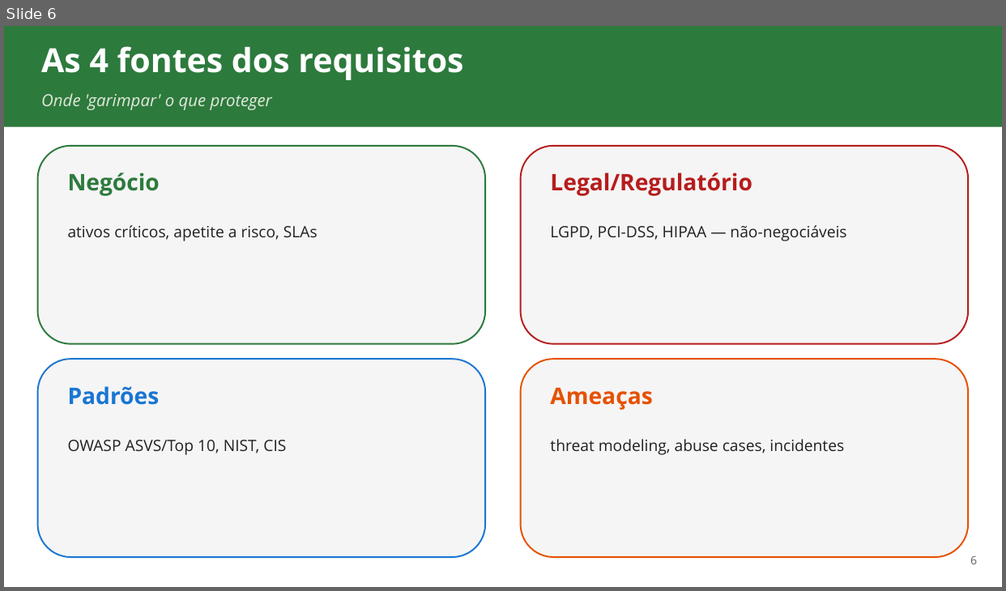
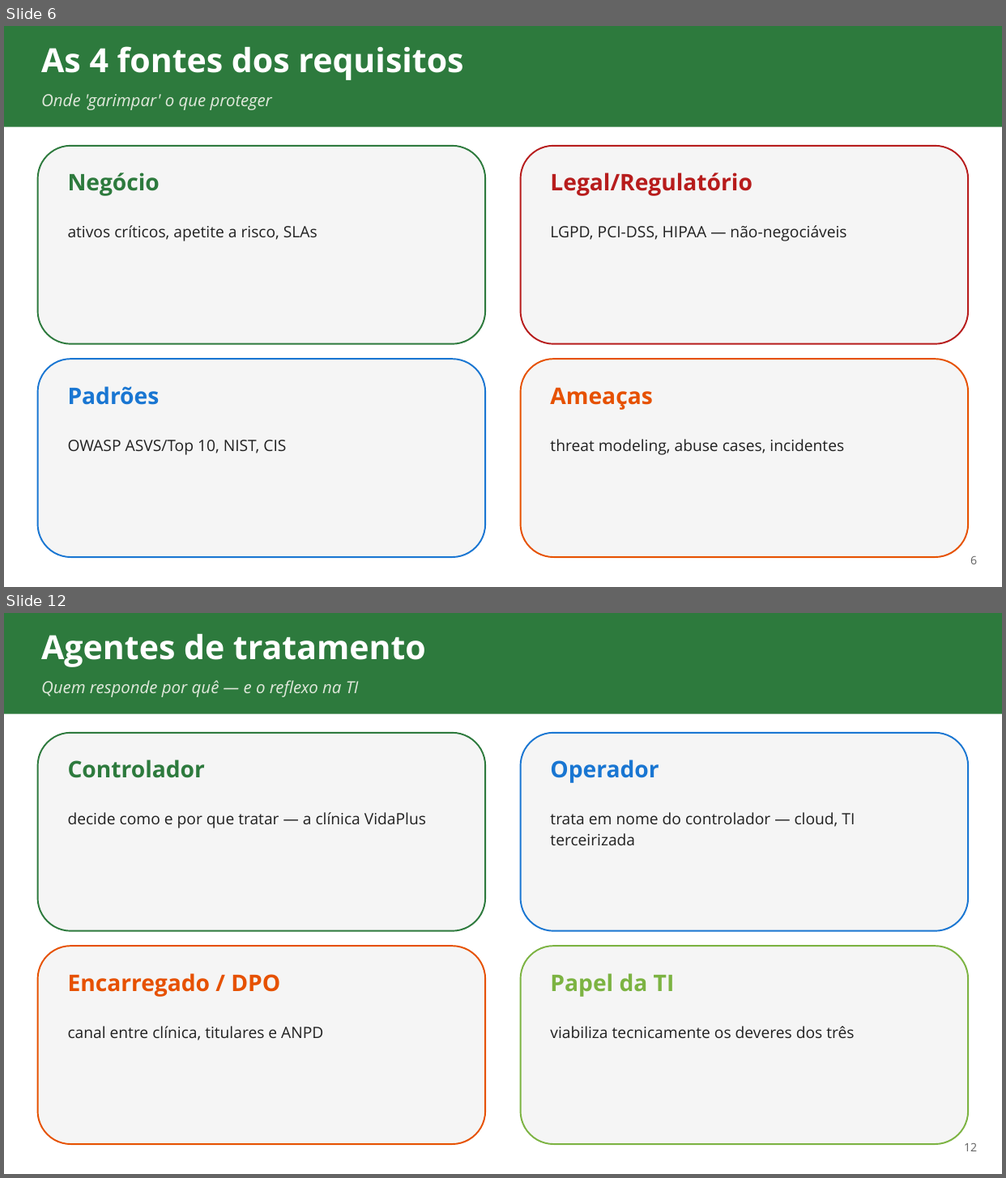
Before and after one commit to ads-sapucaia-ssc/SSC, a slide deck: aulas/aula-02-requisitos-e-lgpd.pptx. Shown one above the other, each under a label of ours: slide 6 before the commit, slides 6 and 12 after it; the slides between them are not shown. The pictures are 1006x591 and 1006x1178 pixels, drawn with LibreOffice and Linux fonts; fonts in the diff are those of the drawing. Boxes give left, top, right and bottom in pixels: in the first picture for what was removed or moved away, otherwise in the second. Text is boxed around its words. In the diff, an @@ line names an element or a change of style, - is before the commit and + after.

```diff
--- a/aulas/aula-02-requisitos-e-lgpd.pptx
+++ b/aulas/aula-02-requisitos-e-lgpd.pptx
@@ slide 12 added at (x1=4, y1=613, x2=1002, y2=1174), background #FFFFFF @@
@@ rectangle added at (x1=4, y1=613, x2=1002, y2=714), fill #2D7A3D @@
@@ text added at (x1=41, y1=633, x2=426, y2=667), 32 pt, text #FFFFFF, bold @@
+Agentes de tratamento
@@ text added at (x1=41, y1=680, x2=359, y2=697), 16 pt, text #E0E8DB, italic @@
+Quem responde por quê — e o reflexo na TI
@@ rounded rectangle added at (x1=38, y1=733, x2=485, y2=931), fill #F5F5F5, outline #2D7A3D 1.5 pt @@
@@ rounded rectangle added at (x1=521, y1=733, x2=968, y2=931), fill #F5F5F5, outline #1976D2 1.5 pt @@
@@ text added at (x1=68, y1=760, x2=205, y2=778), 22 pt, text #2D7A3D, bold @@
+Controlador
@@ text added at (x1=550, y1=760, x2=658, y2=783), 22 pt, text #1976D2, bold @@
+Operador
@@ text added at (x1=68, y1=812, x2=426, y2=828), 15 pt, text #212121 @@
+decide como e por que tratar — a clínica VidaPlus
@@ text added at (x1=550, y1=812, x2=854, y2=845), 15 pt, text #212121 @@
+trata em nome do controlador — cloud, TI terceirizada
@@ rounded rectangle added at (x1=38, y1=946, x2=485, y2=1144), fill #F5F5F5, outline #E65100 1.5 pt @@
@@ rounded rectangle added at (x1=521, y1=946, x2=968, y2=1144), fill #F5F5F5, outline #7CB342 1.5 pt @@
@@ text added at (x1=68, y1=973, x2=280, y2=997), 22 pt, text #E65100, bold @@
+Encarregado / DPO
@@ text added at (x1=550, y1=973, x2=675, y2=997), 22 pt, text #7CB342, bold @@
+Papel da TI
@@ text added at (x1=68, y1=1026, x2=323, y2=1041), 15 pt, text #212121 @@
+canal entre clínica, titulares e ANPD
@@ text added at (x1=550, y1=1026, x2=854, y2=1038), 15 pt, text #212121 @@
+viabiliza tecnicamente os deveres dos três
@@ text added at (x1=964, y1=1144, x2=977, y2=1152), 11 pt, text #616161 @@
+12
```
Also in this commit, not shown: 4 slides changed, 9 other slides added, 12 other files.
